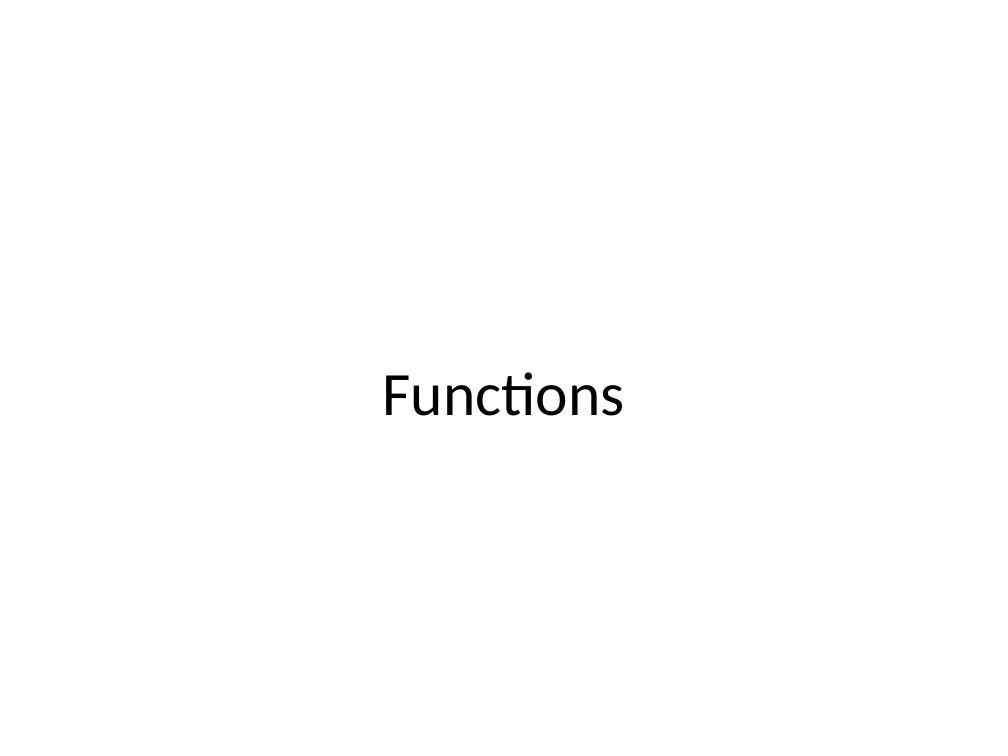
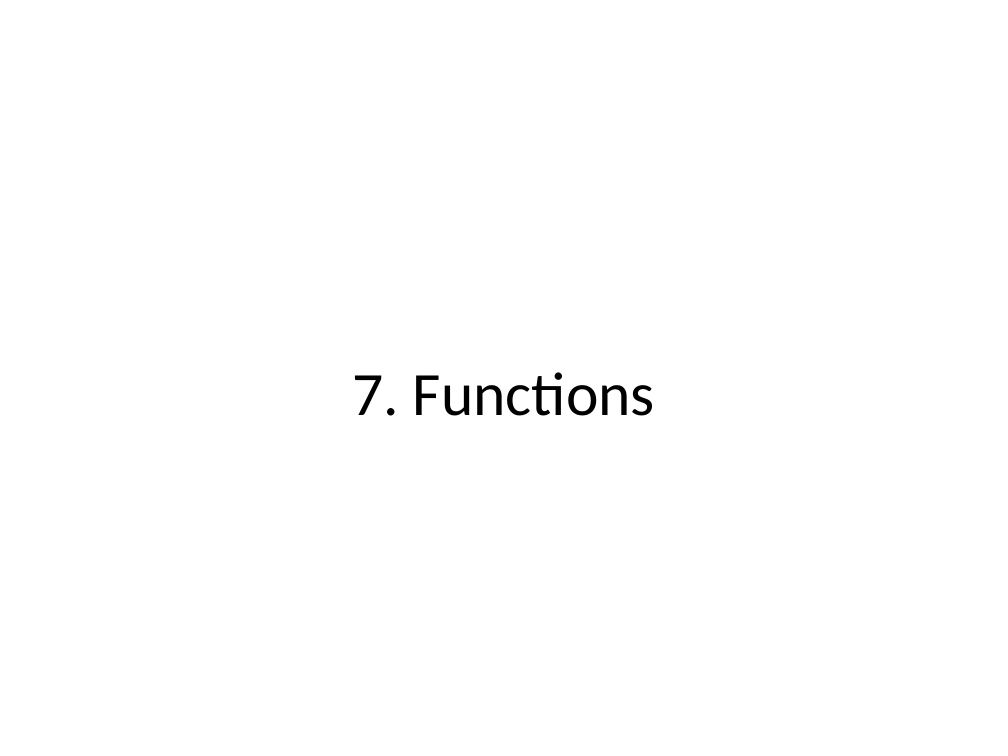
Before and after one commit to texhad3op/ErlangIntro, a slide deck: slide 11 of ErlangIntro.pptx (slide 8 before the commit). Drawn at 1008x756 pixels with LibreOffice and Linux fonts; fonts in the diff are those of the drawing. Boxes give left, top, right and bottom in pixels: in the first picture for what was removed or moved away, otherwise in the second. Text is boxed around its words. In the diff, an @@ line names an element or a change of style, - is before the commit and + after.

```diff
--- a/ErlangIntro.pptx
+++ b/ErlangIntro.pptx
@@ text at bbox=[352, 372, 655, 416]: text changed @@
-Functions
+7. Functions
```
Also in this commit, not shown: 5 other slides changed, 3 slides added, 28 other files.
